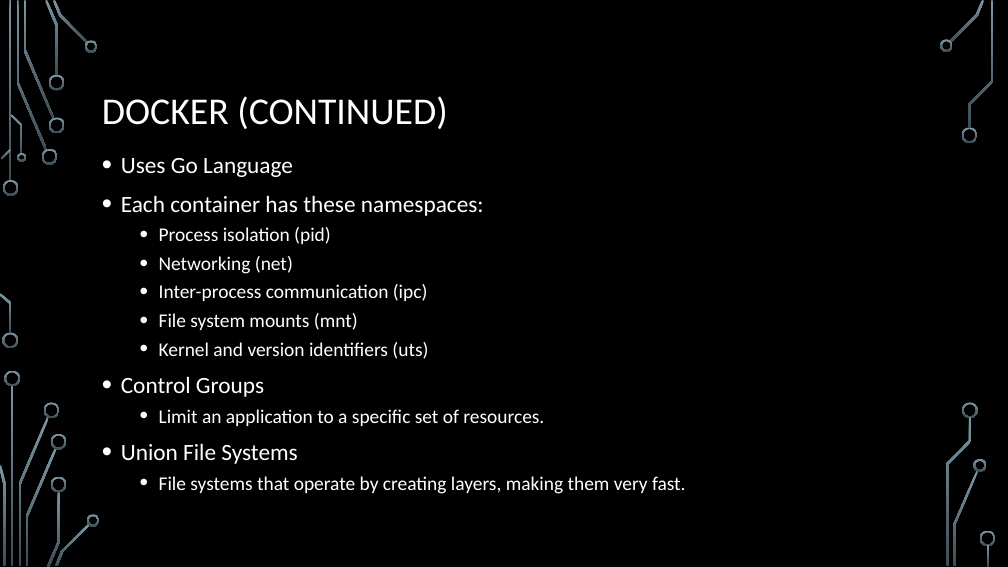
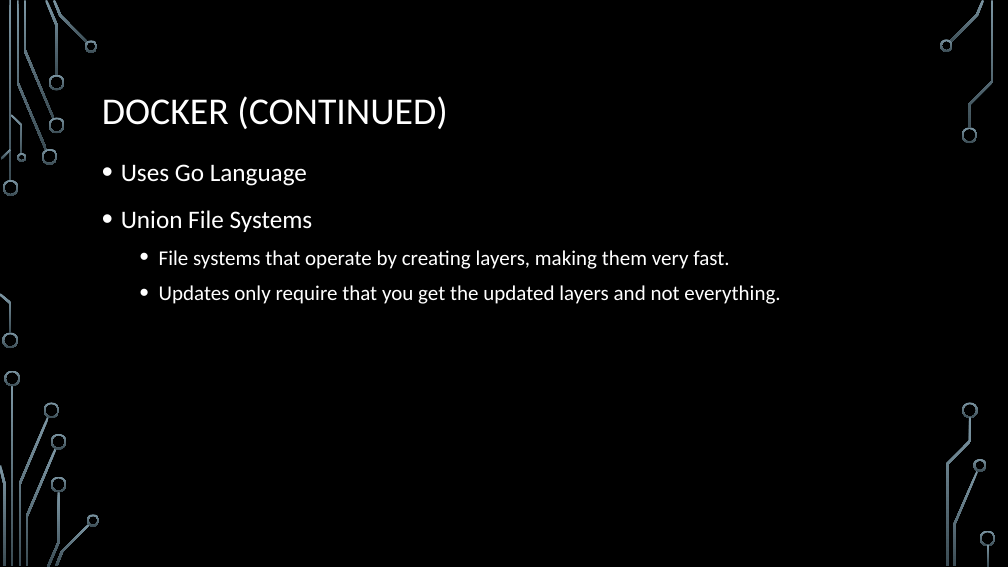
Before and after one commit to jamesche75/Linux-Boot-Camp, a slide deck: slide 7 of Modules/Module 3 - Intro to Docker/Module 3 - Intro to Docker.pptx (slide 6 before the commit). Drawn at 1008x567 pixels with LibreOffice and Linux fonts; fonts in the diff are those of the drawing; background and template pictures are left out. Boxes give left, top, right and bottom in pixels: in the first picture for what was removed or moved away, otherwise in the second. Text is boxed around its words. In the diff, an @@ line names an element or a change of style, - is before the commit and + after.

```diff
--- a/Modules/Module 3 - Intro to Docker/Module 3 - Intro to Docker.pptx
+++ b/Modules/Module 3 - Intro to Docker/Module 3 - Intro to Docker.pptx
@@ text at bbox=[121, 164, 729, 269]: size 22.2 to 24 pt in "Uses Go Language", "Union File Systems"; size 18.5 to 20 pt in "File systems that operate by creating layers, ..."; line spacing 1 to 1.2 @@
@@ text at bbox=[121, 195, 544, 426]: paragraphs removed @@
-• Each container has these namespaces:
-  • Process isolation (pid)
-  • Networking (net)
-  • Inter-process communication (ipc)
-  • File system mounts (mnt)
-  • Kernel and version identifiers (uts)
-• Control Groups
-  • Limit an application to a specific set of resources.
@@ text at bbox=[159, 285, 780, 304]: paragraph added @@
+  • Updates only require that you get the updated layers and not everything.
```
Also in this commit, not shown: 2 other slides changed, 1 slide added, 2 other files.
